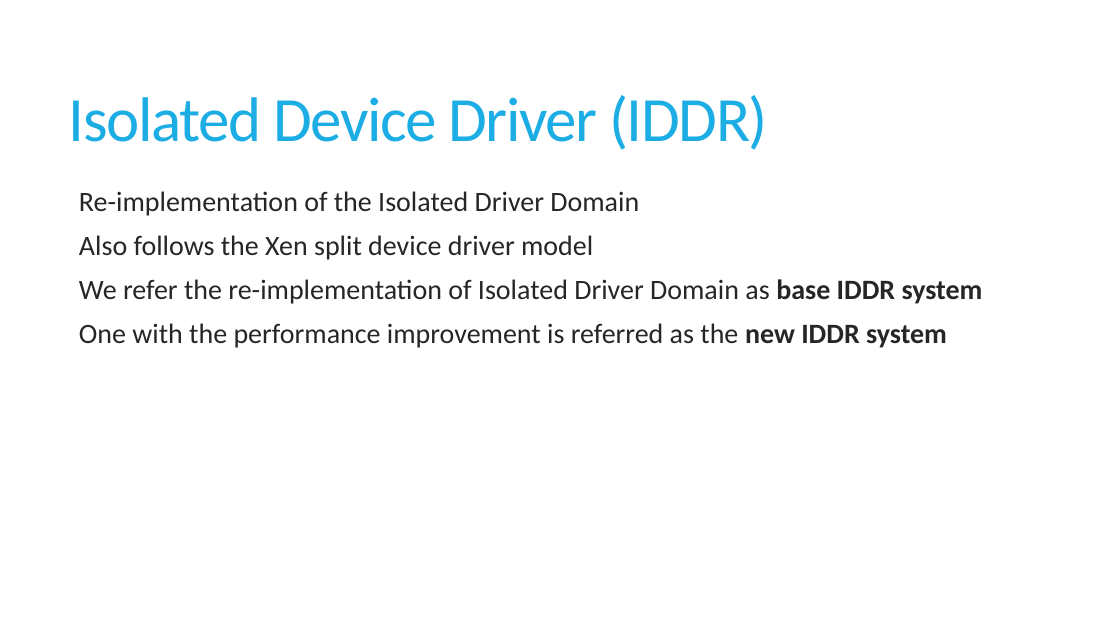
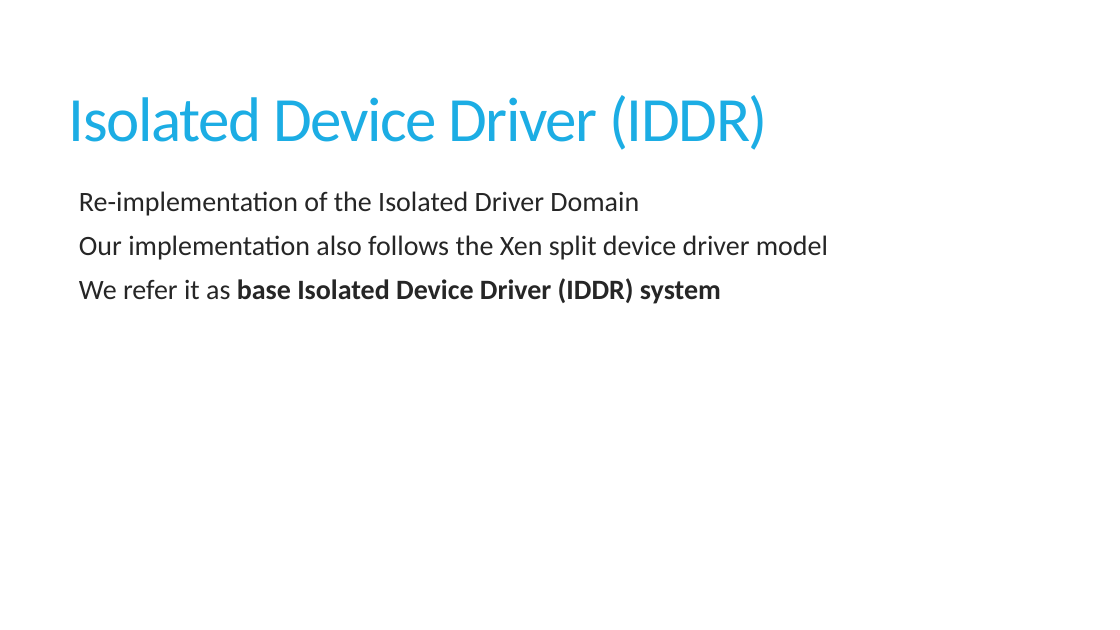
Before and after one commit to sushirol/Isolated-Driver-Domain, a slide deck: slide 8 of doc/presentation/IDDR.pptx. Drawn at 1120x630 pixels with LibreOffice and Linux fonts; fonts in the diff are those of the drawing. Boxes give left, top, right and bottom in pixels: in the first picture for what was removed or moved away, otherwise in the second. Text is boxed around its words. In the diff, an @@ line names an element or a change of style, - is before the commit and + after.

```diff
--- a/doc/presentation/IDDR.pptx
+++ b/doc/presentation/IDDR.pptx
@@ text at bbox=[79, 235, 828, 304]: text changed @@
-  Also follows the Xen split device driver model
-  We refer the re-implementation of Isolated Driver Domain as base IDDR system
-  One with the performance improvement is referred as the new IDDR system
+  Our implementation also follows the Xen split device driver model
+  We refer it as base Isolated Device Driver (IDDR) system
```
Also in this commit, not shown: 18 other slides changed, 13 slides added, 14 slides removed.
